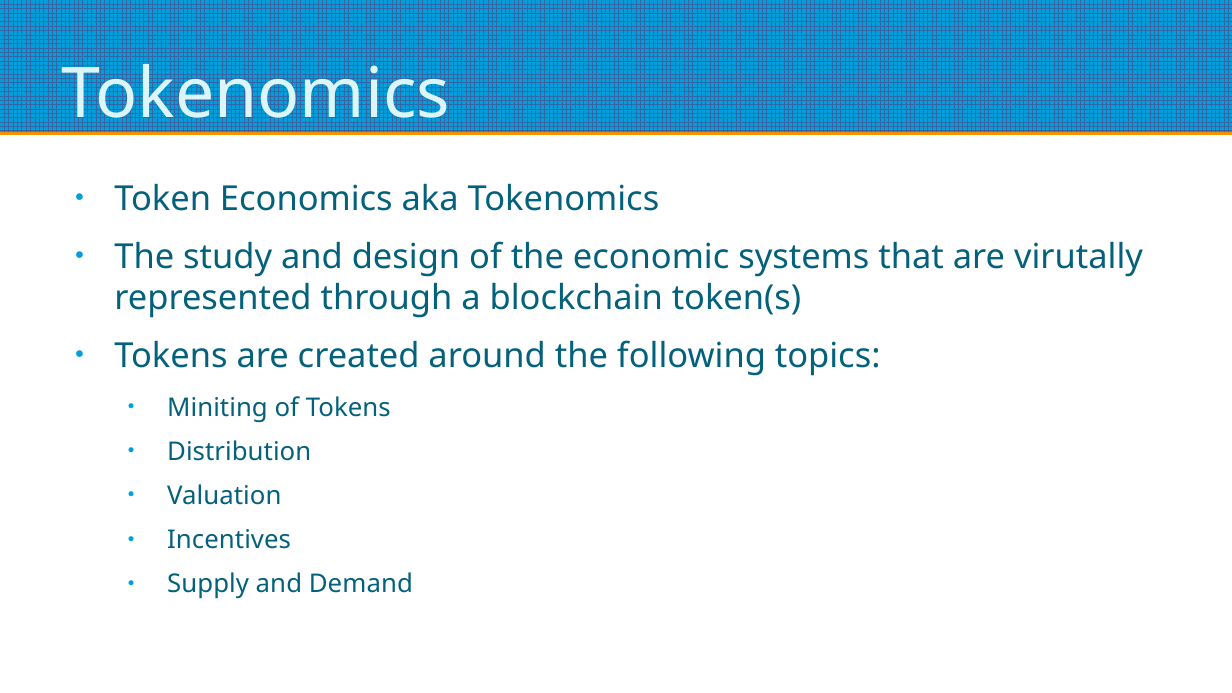
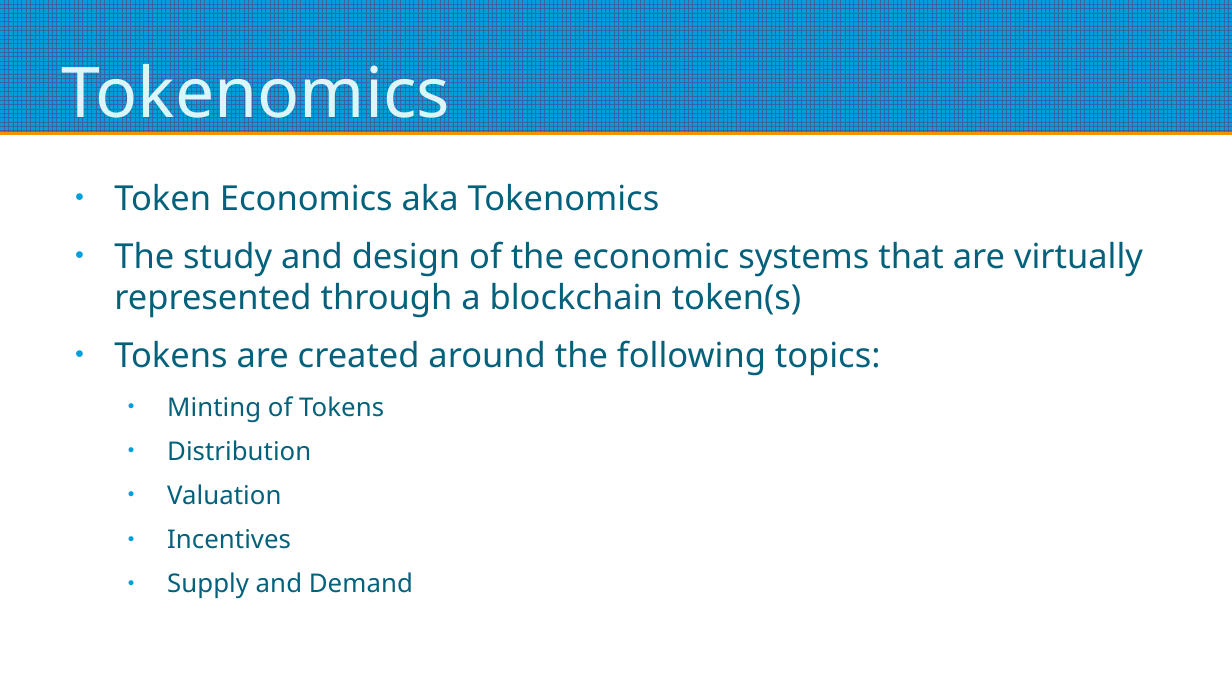
Before and after one commit to alaktrak/coinnect, a slide deck: slide 1 of presentation/Mrktblcks-Token-Presentation.odp. Drawn at 1232x693 pixels with LibreOffice and Linux fonts; fonts in the diff are those of the drawing. Boxes give left, top, right and bottom in pixels: in the first picture for what was removed or moved away, otherwise in the second. Text is boxed around its words. In the diff, an @@ line names an element or a change of style, - is before the commit and + after.

```diff
--- a/presentation/Mrktblcks-Token-Presentation.odp
+++ b/presentation/Mrktblcks-Token-Presentation.odp
@@ text at <box>114,241,1143,318</box>: text changed @@
-● The study and design of the economic systems that are virutally represented through a blockchain token(s)
+● The study and design of the economic systems that are virtually represented through a blockchain token(s)
@@ text at <box>167,396,384,423</box>: text changed @@
-  ● Miniting of Tokens
+  ● Minting of Tokens
```
Also in this commit, not shown: 2 other slides changed, 4 slides added, 6 other files.
